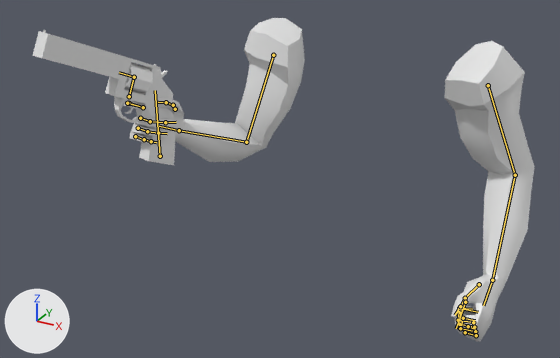
Renders of the glTF model BlenderTutorial/Arms.glb from each side of a commit.
One viewpoint serves both versions: a 50 mm lens placed at (1.15, -2.89, 0.86), pointed at (-0.14, -0.54, -0.31). The lights are fixed; the arrows at lower left show +X, +Y and +Z. The picture after the commit comes second. Both versions are drawn at frame 2 of the action 'RevolverHipFire'; the numbers are the values there. The bones that change, and the others that lie on the model, are drawn over the model as lines.

Names of what the first picture shows: 'armMesh', 'gunCylinderMesh', 'gunHammerMesh', 'gunMesh', 'gunTriggerMesh'.
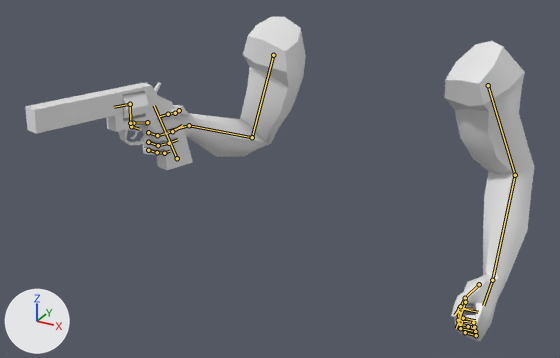
The change in detail:
Bone 'bicep.l' (bone_bicep_l) turns from (-78, 7, -74) to (-78, -3, -75) degrees about its own x, y and z.
Bone 'forearm.l' (bone_forearm_l) turns from (26, -22, 80) to (26, -26, 89) degrees about its own x, y and z.
Bone 'palm.l' (bone_palm_l) turns from (11, 31, 10) to (-3, 36, -16) degrees about its own x, y and z.

Location of each change, (x1, y1, x2, y2) in pixels of the pictures (560 x 358 px):
'armMesh', posed: before (124, 18, 535, 342); after (129, 16, 535, 342)
'gunMesh', posed (17% wider, 35% shorter): before (33, 30, 176, 165); after (25, 82, 193, 170)
'gunCylinderMesh', posed: before (125, 63, 153, 93); after (123, 91, 149, 119)
'gunHammerMesh', posed: before (161, 70, 168, 78); after (154, 83, 161, 93)
bone 'bicep.l', root to tip: before (273, 55) to (246, 142); after (273, 55) to (252, 137)
bone 'forearm.l', root to tip: before (246, 142) to (179, 130); after (252, 137) to (189, 125)
bone 'palm.l', root to tip: before (179, 130) to (159, 126); after (189, 125) to (168, 131)
